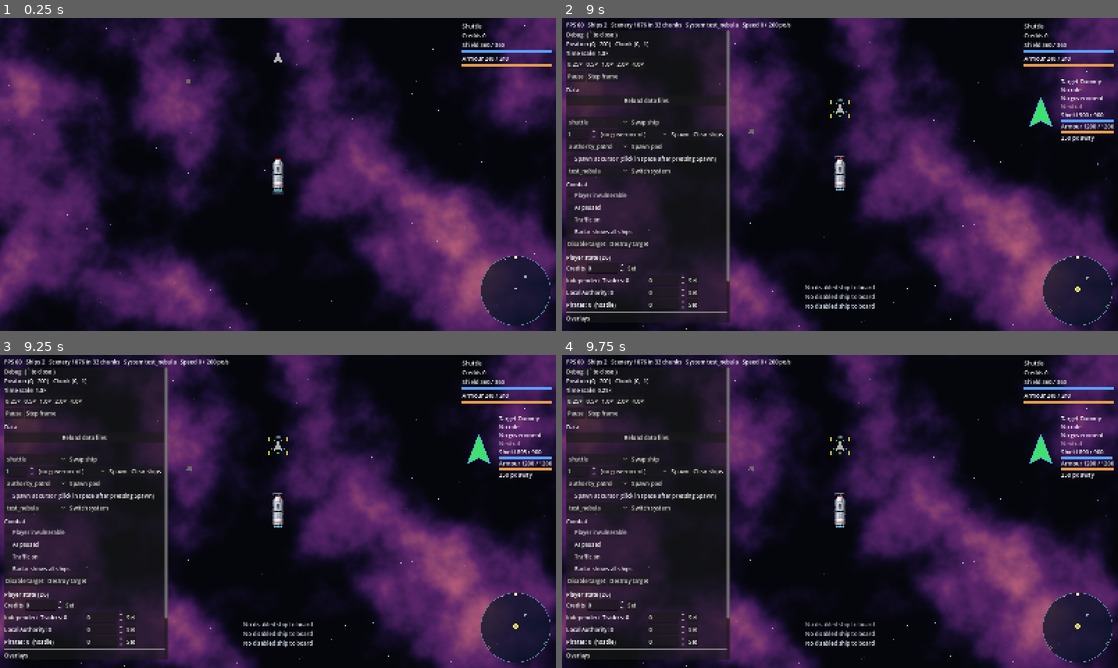
Above: before the commit, frames 1-4 (two rows, left to right).
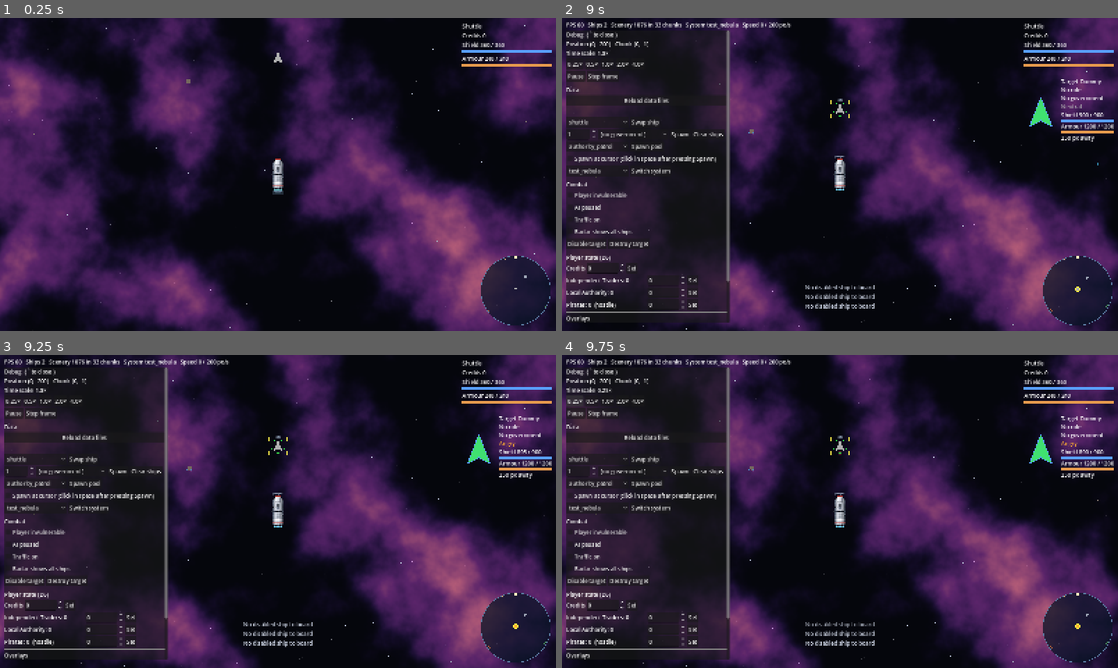
Above: after the commit, the same moments.

Repository: jarrad-h/Terminal_Velocity
Game: Godot game, scene res://tests/smoke/scenario.tscn
The game is run twice, just before and just after one commit, with the same random seed, the same clock (stepped at 60 frames per second) and the same inputs. This scene is started directly instead of the project's main scene.
Inputs (mouse positions are in pixels of both pictures, inside the frame that each line leads up to):
- Up to frame 1 (0.25 s): no input
- Up to frame 2 (9 s): tap Enter at 0.5 s; move the mouse to (962, 158) at 0.52 s; hold Right (turn_right) 0.53-1.25 s; hold B (board) 0.53-1.25 s; click (962, 158) at 0.67 s; drag from (728, 190) to (589, 168) at 1.27 s; move the mouse to (895, 105) at 2.02 s; hold Right (turn_right) 2.03-2.75 s; hold B (board) 2.03-2.75 s; drag from (812, 237) to (1001, 193) at 2.77 s; move the mouse to (1006, 221) at 3.52 s; hold Left (turn_left) 3.53-4.25 s; hold F (fire_secondary) 3.53-4.25 s; tap B (board) at 3.8, 5.3, 6.8 s; drag from (673, 127) to (756, 96) at 4.27 s; move the mouse to (867, 174) at 5.02 s; hold Down (reverse) 5.03-5.75 s; hold R (target_nearest) 5.03-5.75 s; click (867, 174) at 5.17 s; tap Space (fire_primary) at 5.75 s; drag from (756, 96) to (728, 190) at 5.77 s; move the mouse to (962, 158) at 6.52 s; hold Up (thrust) 6.53-7.25 s; hold Shift 6.53-7.25 s; drag from (728, 190) to (667, 265) at 7.27 s; move the mouse to (895, 105) at 8.02 s; hold Down (reverse) 8.03-8.75 s; hold B (board) 8.03-8.75 s; tap Ctrl at 8.1 s; drag from (812, 237) to (673, 127) at 8.77 s
- Up to frame 3 (9.25 s): no input
- Up to frame 4 (9.75 s): click "0.25×" at 9.5 s

Frames 1-2 are identical in both runs. In frame 3, less than 0.1% of the frame differs, in the area x 89-94%, y 27-88%; in frame 4, less than 0.1%.

Commit message:
m7: A8 H3 H4 review fixes - grievance retuned for the x3 health scale (with a real-data regression test), board hint from the key binding, no double scuttle message, warning colour in data, balance.py speed-0 guard; devlog entry (awaiting playtest)
Co-Authored-By: Claude Opus 5.5 <noreply@anthropic.com>
Claude-Session: https://claude.ai/code/session_013KYWppx9gL7PY4dFLZkH3u

Diff:
--- a/data/game.json
+++ b/data/game.json
@@ -84,7 +84,8 @@
       "schematic_full": "#40e070",
       "schematic_half": "#f0e040",
       "schematic_empty": "#ff3030",
-      "schematic_disabled": "#7a7a80"
+      "schematic_disabled": "#7a7a80",
+      "warning": "#ff5050"
     }
   },
   "debug": {
--- a/data/governments/independent_traders.json
+++ b/data/governments/independent_traders.json
@@ -7,8 +7,8 @@
   "crime_threshold": -100,
   "penalties": {"shoot": 3, "disable": 10, "board": 20, "kill": 30},
   "max_odds": 0.5,
-  "tolerance_pct": 25,
-  "forgiveness_pct_per_s": 5,
+  "tolerance_pct": 6,
+  "forgiveness_pct_per_s": 0.3,
   "assist_reward": 15,
   "flee_shield_pct": 60
 }
--- a/data/governments/local_authority.json
+++ b/data/governments/local_authority.json
@@ -7,8 +7,8 @@
   "crime_threshold": -50,
   "penalties": {"shoot": 5, "disable": 20, "board": 30, "kill": 50},
   "max_odds": 1.5,
-  "tolerance_pct": 20,
-  "forgiveness_pct_per_s": 4,
+  "tolerance_pct": 5,
+  "forgiveness_pct_per_s": 0.25,
   "assist_reward": 10,
   "flee_shield_pct": 15
 }
--- a/data/governments/pirates.json
+++ b/data/governments/pirates.json
@@ -8,8 +8,8 @@
   "friendly_record": 1100,
   "penalties": {"shoot": 0, "disable": 0, "board": 0, "kill": 0},
   "max_odds": 2.0,
-  "tolerance_pct": 10,
-  "forgiveness_pct_per_s": 2,
+  "tolerance_pct": 3,
+  "forgiveness_pct_per_s": 0.12,
   "assist_reward": 5,
   "flee_shield_pct": 30
 }
--- a/scripts/data/data_loader.gd
+++ b/scripts/data/data_loader.gd
@@ -37,7 +37,7 @@
 	"messages": {"show_seconds": 4.0, "fade_seconds": 1.0, "max_lines": 3, "colours": {
 		"info": "#d8e0f0", "combat": "#ffb060", "standing": "#ff7a7a", "credits": "#ffe070"}},
 	"hud": {"colours": {"shield": "#59a0ff", "armor": "#e69a4d", "schematic_full": "#40e070",
-		"schematic_half": "#f0e040", "schematic_empty": "#ff3030", "schematic_disabled": "#7a7a80"}},
+		"schematic_half": "#f0e040", "schematic_empty": "#ff3030", "schematic_disabled": "#7a7a80", "warning": "#ff5050"}},
 	"debug": {"time_scales": [0.25, 0.5, 1.0, 2.0, 4.0], "velocity_vector_seconds": 0.5,
 		"spawn_distance": 350.0, "spawn_at_start": []},
 }
--- a/scripts/data/government_def.gd
+++ b/scripts/data/government_def.gd
@@ -38,8 +38,8 @@
 		d.penalties[kind] = pen.number(kind, 0.0, false, 0.0)
 	d.max_odds = r.number("max_odds", 1.0, false, 0.0)
 	d.flee_shield_pct = r.number("flee_shield_pct", 25.0, false, 0.0)
-	d.tolerance_pct = r.number("tolerance_pct", 20.0, false, 0.0)
-	d.forgiveness_pct_per_s = r.number("forgiveness_pct_per_s", 4.0, false, 0.0)
+	d.tolerance_pct = r.number("tolerance_pct", 5.0, false, 0.0)
+	d.forgiveness_pct_per_s = r.number("forgiveness_pct_per_s", 0.25, false, 0.0)
 	d.assist_reward = r.number("assist_reward", 0.0, false, 0.0)
 	return d
 
--- a/scripts/ship/ship.gd
+++ b/scripts/ship/ship.gd
@@ -38,6 +38,7 @@
 ## ships at once, the player once grievance passes tolerance (A8).
 var _aggressors: Dictionary = {}
 var _last_attacker: Ship = null
+var _scuttled: bool = false
 static var _DEFAULT_GOV: GovernmentDef = GovernmentDef.parse(DefReader.new({}, "", []))
 var _target: Ship = null
 var _target_id: int = 0
@@ -266,7 +267,8 @@
 func _on_destroyed() -> void:
 	if _attacked_by_player():
 		GameState.report_player_act(self, "kill")
-		GameState.post_message("%s destroyed" % def.name, "combat")  # H4
+		if not _scuttled:
+			GameState.post_message("%s destroyed" % def.name, "combat")  # H4
 	Flash.spawn(get_parent(), global_position, hit_radius * 2.5, Color(1.0, 0.7, 0.3), 0.8)
 	ship_destroyed.emit(self)
 	hitbox_shape.set_deferred(&"disabled", true)
@@ -380,4 +382,5 @@
 ## C9: Scuttle — destroyed by the player (kill penalty applies).
 func scuttle_by(player_ship: Ship) -> void:
 	_last_attacker = player_ship
+	_scuttled = true  # PlayerActions posts its own "scuttled" message
 	health.force_destroy()
--- a/scripts/ui/hud.gd
+++ b/scripts/ui/hud.gd
@@ -60,7 +60,7 @@
 	_player_shield = make_bar(box, "Shield", Color.html(colours["shield"]), 250.0)
 	_player_armor = make_bar(box, "Armour", Color.html(colours["armor"]), 250.0)
 	_status = Label.new()
-	_status.add_theme_color_override("font_color", Color.html(colours["schematic_empty"]))
+	_status.add_theme_color_override("font_color", Color.html(colours["warning"]))
 	box.add_child(_status)
 	target_panel = TargetPanel.new()
 	box.add_child(target_panel)
--- a/scripts/ui/target_panel.gd
+++ b/scripts/ui/target_panel.gd
@@ -43,9 +43,10 @@
 		return _texture_cache[path]
 
 	func _draw() -> void:
-		var ship: Ship = panel.target
-		if ship == null or not is_instance_valid(ship):
-			return
+		var raw: Variant = panel.target
+		if not is_instance_valid(raw):
+			return  # freed objects compare equal to null; check validity first
+		var ship: Ship = raw
 		var colours: Dictionary = DataRegistry.settings["hud"]["colours"]
 		var fill: Color = Color.html(colours["schematic_disabled"])
 		if not ship.health.is_disabled:
@@ -102,6 +103,16 @@
 	return label
 
 
+## The first key bound to `action`, for hints.
+static func _key_name(action: StringName) -> String:
+	for event: InputEvent in InputMap.action_get_events(action):
+		if event is InputEventKey:
+			var key: InputEventKey = event
+			var code: Key = key.physical_keycode if key.physical_keycode != KEY_NONE else key.keycode
+			return OS.get_keycode_string(code)
+	return String(action)
+
+
 func refresh() -> void:
 	visible = target != null and is_instance_valid(target) and player != null
 	if not visible:
@@ -116,5 +127,5 @@
 	Hud.fill_bar(_shield, target.health.shield, target.health.max_shield)
 	Hud.fill_bar(_armor, target.health.armor, target.health.max_armor)
 	_distance.text = "%.0f px away" % target.global_position.distance_to(player.global_position)
-	_hint.text = "Disabled: B to board" if target.health.is_disabled else ""
+	_hint.text = "Disabled: %s to board" % _key_name(&"board") if target.health.is_disabled else ""
 	_schematic.queue_redraw()
--- /dev/null
+++ b/tests/fixtures/loader/broken/ships/bad_launcher.json
@@ -0,0 +1,2 @@
+{"name": "Bad Launcher", "accel": 1, "top_speed": 1, "turn_rate": 1,
+ "hardpoints": [{"id": "M1", "size": "small", "mount": "launcher", "pos": [0, 0], "traverse": 90}]}
--- a/tests/unit/test_data_loader.gd
+++ b/tests/unit/test_data_loader.gd
@@ -85,8 +85,8 @@
 	var weapon: WeaponDef = data.get_def("weapons", "zap")
 	assert_near(weapon.falloff_at(10000.0), 1.0, "C12 no falloff by default")
 	var law: GovernmentDef = data.get_def("governments", "law")
-	assert_near(law.tolerance_pct, 20.0, "A8 tolerance default")
-	assert_near(law.forgiveness_pct_per_s, 4.0, "A8 forgiveness default")
+	assert_near(law.tolerance_pct, 5.0, "A8 tolerance default")
+	assert_near(law.forgiveness_pct_per_s, 0.25, "A8 forgiveness default")
 
 
 func test_ai_pool_defaults_follow_role() -> void:
@@ -200,6 +200,7 @@
 	_expect_error(set, ["game.json", "art_scale", "more than 0"])
 	_expect_error(set, ["too_friendly.json", "friendly_record", "above crime_threshold"])
 	_expect_error(set, ["bad_hull.json", "hardpoints[3].arc", "no effect on a fixed mount"])
+	_expect_error(set, ["bad_launcher.json", "hardpoints[0].traverse", "no effect on a launcher mount"])
 	_expect_error(set, ["misfit.json", "sprite", "no image at"])
 	_expect_error(set, ["game.json", "mounts.turret_sprites.small", "no image at"])
 	_expect_error(set, ["game.json", "engine_glow.idle", "at most 1"])
@@ -243,3 +244,35 @@
 	var raider: ShipDef = set.get_def("ships", "pirate_raider")
 	assert_vec_near(raider.hardpoint("G2").pos, Vector2(14.9, -29.7), "raider keeps its asymmetric gun")
 	assert_vec_near((set.get_def("ships", "freighter") as ShipDef).hit_offset, Vector2(-14, 0), "freighter hitbox on the hull body")
+
+
+## A8 regression (M7 review): with the real data, sustained fire from the
+## player's start ship turns any non-pirate pool ship hostile within 40 s at
+## 50% hits, while five stray hits are forgiven. Guards against tuning health
+## or damage without tuning tolerance and forgiveness.
+func test_real_grievance_tuning_still_bites() -> void:
+	var set: DataSet = _load(["res://data", "res://mods"])
+	var start: ShipDef = set.get_def("ships", set.settings["player_ship"])
+	var per_second: float = 0.0
+	var per_hit: float = 0.0
+	for entry: LoadoutEntry in start.loadout:
+		var w: WeaponDef = set.get_def("weapons", entry.weapon)
+		if w.kind == "projectile":
+			per_second += w.damage_shield / maxf(w.reload, 1.0 / 60.0) * 0.5
+			per_hit = maxf(per_hit, w.damage_shield)
+	assert_true(per_second > 0.0, "start ship is armed")
+	for pool_id: String in set.ids("ai_pools"):
+		var pool: AiPoolDef = set.get_def("ai_pools", pool_id)
+		var gov: GovernmentDef = set.get_def("governments", pool.government)
+		if gov == null or gov.crime_threshold > 0.0:
+			continue  # pirates start hostile
+		for pick: Dictionary in pool.ships:
+			var ship: ShipDef = set.get_def("ships", pick["ship"])
+			var total: float = ship.shield + ship.armor
+			var grievance: float = 0.0
+			var t: float = 0.0
+			while t < 40.0 and not Grievance.exceeded(grievance, Grievance.tolerance(gov.tolerance_pct, 1.0)):
+				grievance = Grievance.decay(Grievance.add(grievance, per_second * 0.1, total), gov.forgiveness_pct_per_s, 0.1)
+				t += 0.1
+			assert_true(t < 40.0, "%s/%s: sustained fire turns it hostile (%.0f s)" % [pool_id, ship.id, t])
+			assert_true(not Grievance.exceeded(per_hit * 5.0 / total * 100.0, gov.tolerance_pct), "%s/%s: five stray hits forgiven" % [pool_id, ship.id])
Not shown, changed: data/README.md
Not shown, changed: docs/devlog.md
Not shown, changed: docs/spec.md
Not shown, changed: tools/balance.py
